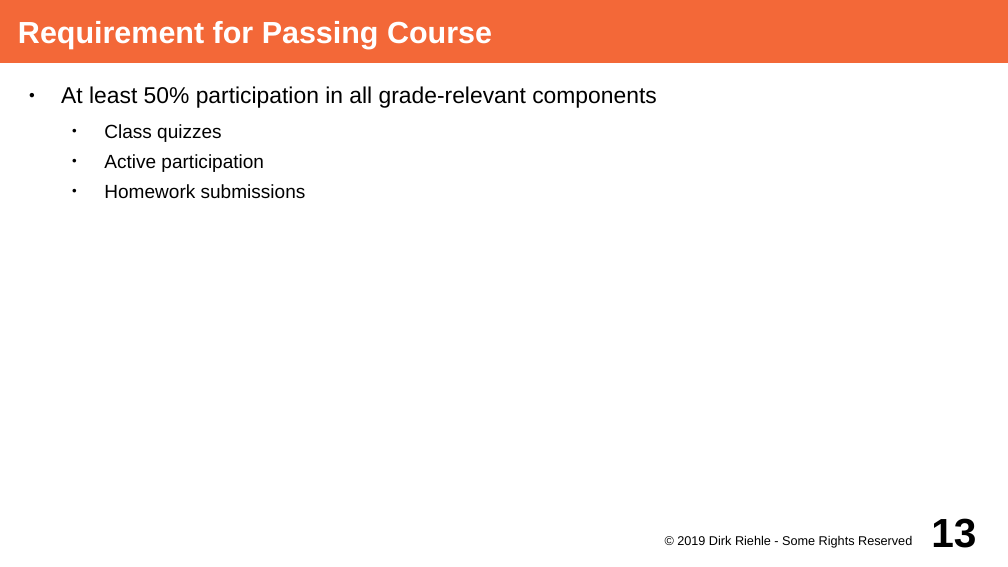
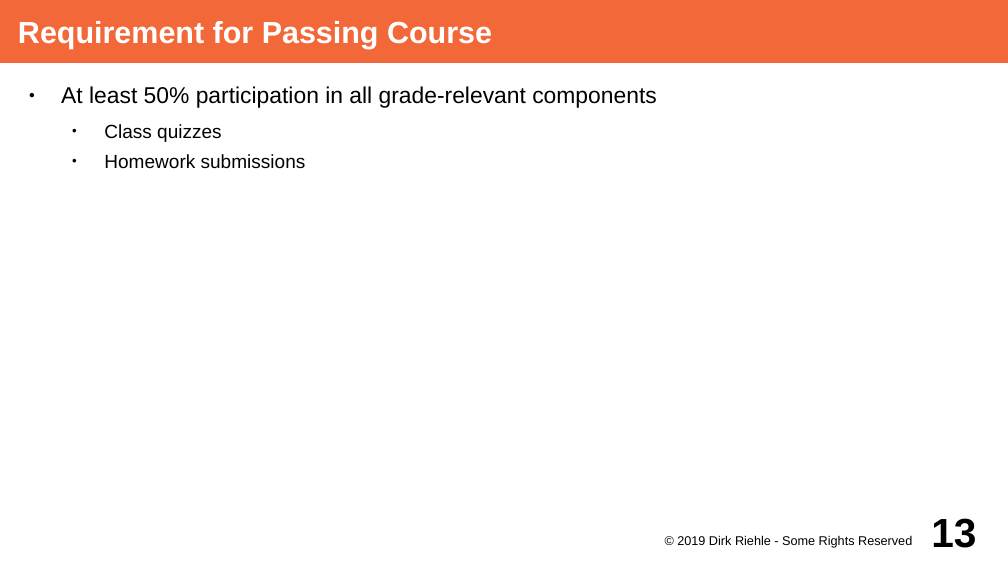
Before and after one commit to dirkriehle/adap-course, a slide deck: slide 13 of Lecture Slides/ADAP A01 - Course Introduction.odp. Drawn at 1008x567 pixels with LibreOffice and Linux fonts; fonts in the diff are those of the drawing. Boxes give left, top, right and bottom in pixels: in the first picture for what was removed or moved away, otherwise in the second. Text is boxed around its words. In the diff, an @@ line names an element or a change of style, - is before the commit and + after.

```diff
--- a/Lecture Slides/ADAP A01 - Course Introduction.odp
+++ b/Lecture Slides/ADAP A01 - Course Introduction.odp
@@ text at [104, 154, 264, 172]: paragraph removed @@
-  ● Active participation
```
Also in this commit, not shown: 2 other files.
